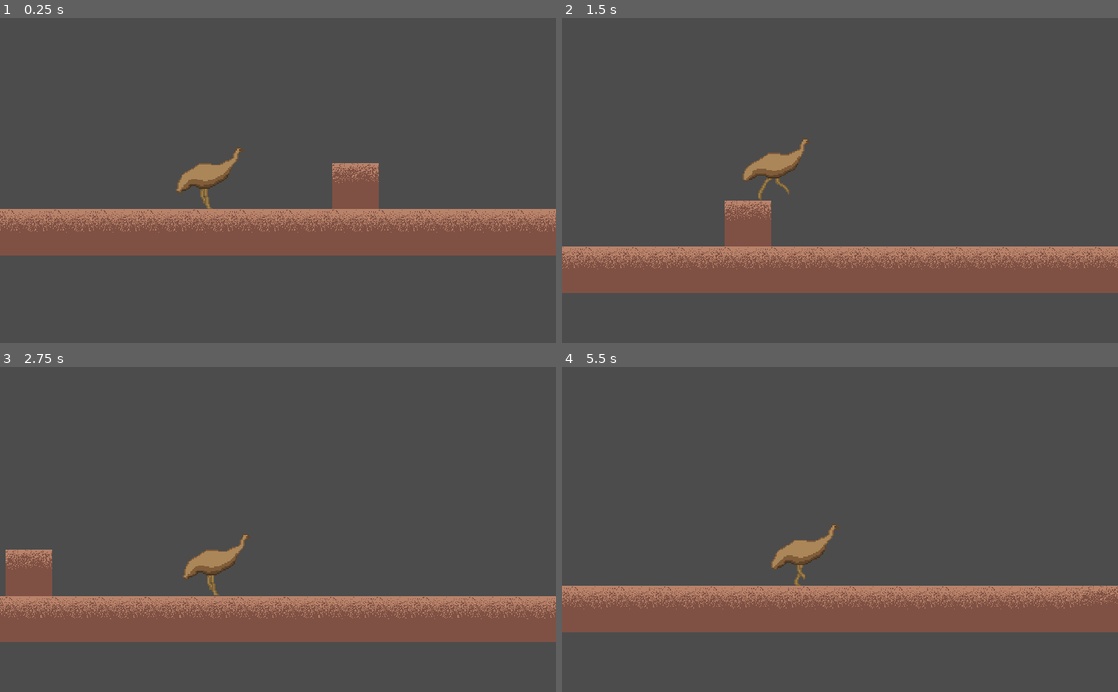
Above: before the commit, frames 1-4 (two rows, left to right).
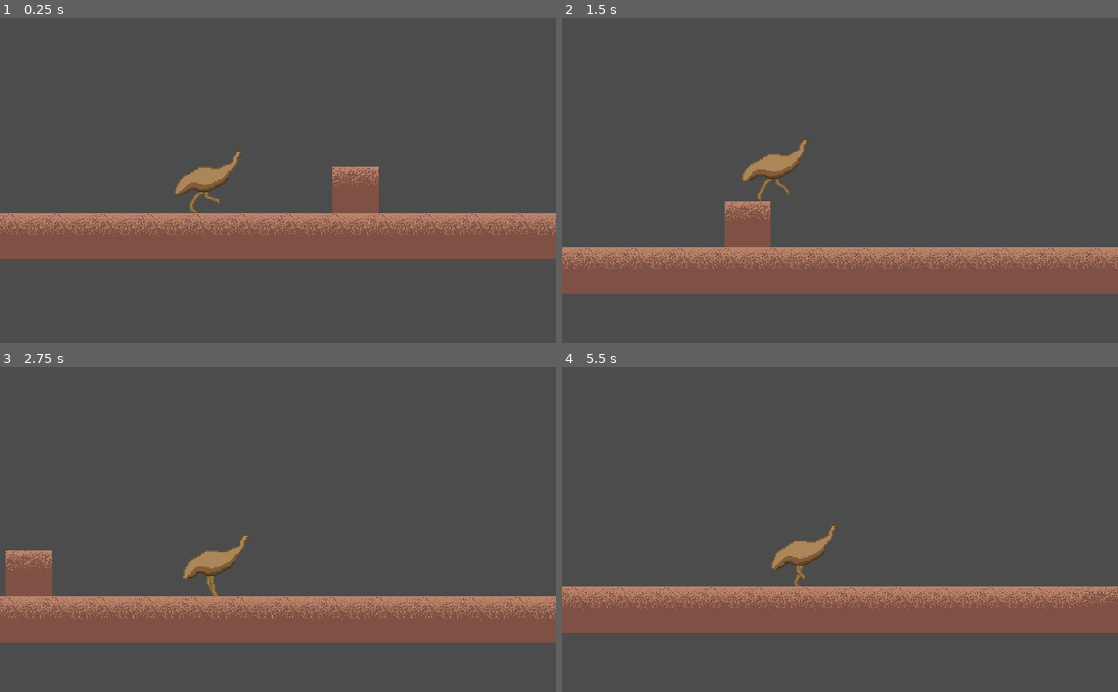
Above: after the commit, the same moments.

Repository: rpromerov/Patformer
Game: Godot game, scene res://World.tscn
Two runs of this game, one before a commit and one after it. Both use one fixed random seed, a clock stepped at 60 frames per second and the inputs below.
Inputs:
- Up to frame 1 (0.25 s): no input
- Up to frame 2 (1.5 s): hold Right (ui_right) from 0.53 s (still down); tap Up (ui_up) at 0.77 s
- Up to frame 3 (2.75 s): tap Up (ui_up) at 1.52 s; release Right (ui_right) at 2.03 s; hold Left (ui_left) from 2.03 s (still down)
- Up to frame 4 (5.5 s): release Left (ui_left) at 2.78 s; hold Right (ui_right) 2.78-4.28 s; tap Up (ui_up) at 3.02, 3.77, 4.52 s; hold Left (ui_left) 4.28-5.03 s; hold Right (ui_right) from 5.03 s (still down)

The runs differ from the first frame. In frame 1, 5.4% of the frame differs, in the area x 0-100%, y 39-75%; in frame 2, 3.0%; in frame 3, 2.6%; in frame 4, 2.6%.

Commit message:
Animacion Agachado
Por ahora no sirve de nada, pero funciona

Diff:
--- a/KinematicBody2D.gd
+++ b/KinematicBody2D.gd
@@ -12,6 +12,8 @@
 var i = 0
 var c = 0
 var hp = 1
+var anim_flag=false
+
 func _ready():
 	add_to_group("player")
 func getKilled():
@@ -29,7 +31,7 @@
 #		if motion.x < -MAX_SPEED:
 #			motion.x = -MAX_SPEED
 	if hp == 0:
-		print ("True")
+		print ("DEAD")
 
 	if is_on_floor():
 		i = 0
@@ -66,5 +68,7 @@
 	#----ANIMATION----
 	if motion==Vector2(0,0):
 		get_node("AnimatedSprite").play("Idle")
-	else:
+	elif motion!=Vector2(0,0) and Input.is_action_pressed("ui_down"):
+		get_node("AnimatedSprite").play("Crouched")
+	elif motion!=Vector2(0,0):
 		get_node("AnimatedSprite").play("Running")
--- a/World.tscn
+++ b/World.tscn
@@ -1,49 +1,62 @@
-[gd_scene load_steps=21 format=2]
+[gd_scene load_steps=29 format=2]
 
 [ext_resource path="res://KinematicBody2D.gd" type="Script" id=1]
-[ext_resource path="res://Player/Running/Emu64_movement1.png" type="Texture" id=2]
-[ext_resource path="res://Player/Running/Emu64_movement2.png" type="Texture" id=3]
-[ext_resource path="res://Player/Running/Emu64_movement3.png" type="Texture" id=4]
-[ext_resource path="res://Player/Running/Emu64_movement4.png" type="Texture" id=5]
-[ext_resource path="res://Player/Running/Emu64_movement5.png" type="Texture" id=6]
-[ext_resource path="res://Player/Running/Emu64_movement6.png" type="Texture" id=7]
-[ext_resource path="res://Player/Running/Emu64_movement7.png" type="Texture" id=8]
-[ext_resource path="res://Player/Running/Emu64_movement8.png" type="Texture" id=9]
-[ext_resource path="res://Player/Idle/Emu64_Idle1.png" type="Texture" id=10]
-[ext_resource path="res://Player/Idle/Emu64_Idle2.png" type="Texture" id=11]
-[ext_resource path="res://Player/Idle/Emu64_Idle3.png" type="Texture" id=12]
-[ext_resource path="res://Player/Idle/Emu64_Idle4.png" type="Texture" id=13]
-[ext_resource path="res://Player/Idle/Emu64_Idle5.png" type="Texture" id=14]
-[ext_resource path="res://Player/Idle/Emu64_Idle6.png" type="Texture" id=15]
-[ext_resource path="res://tiles.tres" type="TileSet" id=16]
-[ext_resource path="res://spike.tscn" type="PackedScene" id=17]
-[ext_resource path="res://bouncy.tscn" type="PackedScene" id=18]
-
-[sub_resource type="RectangleShape2D" id=1]
-
-custom_solver_bias = 0.0
-extents = Vector2( 16, 21.7343 )
+[ext_resource path="res://Player/Idle/Emu64_Idle1.png" type="Texture" id=2]
+[ext_resource path="res://Player/Idle/Emu64_Idle2.png" type="Texture" id=3]
+[ext_resource path="res://Player/Idle/Emu64_Idle3.png" type="Texture" id=4]
+[ext_resource path="res://Player/Idle/Emu64_Idle4.png" type="Texture" id=5]
+[ext_resource path="res://Player/Idle/Emu64_Idle5.png" type="Texture" id=6]
+[ext_resource path="res://Player/Idle/Emu64_Idle6.png" type="Texture" id=7]
+[ext_resource path="res://Player/Running/Emu64_movement1.png" type="Texture" id=8]
+[ext_resource path="res://Player/Running/Emu64_movement2.png" type="Texture" id=9]
+[ext_resource path="res://Player/Running/Emu64_movement3.png" type="Texture" id=10]
+[ext_resource path="res://Player/Running/Emu64_movement4.png" type="Texture" id=11]
+[ext_resource path="res://Player/Running/Emu64_movement5.png" type="Texture" id=12]
+[ext_resource path="res://Player/Running/Emu64_movement6.png" type="Texture" id=13]
+[ext_resource path="res://Player/Running/Emu64_movement7.png" type="Texture" id=14]
+[ext_resource path="res://Player/Running/Emu64_movement8.png" type="Texture" id=15]
+[ext_resource path="res://Player/Crouched/Emu64_movement_crouched1.png" type="Texture" id=16]
+[ext_resource path="res://Player/Crouched/Emu64_movement_crouched2.png" type="Texture" id=17]
+[ext_resource path="res://Player/Crouched/Emu64_movement_crouched3.png" type="Texture" id=18]
+[ext_resource path="res://Player/Crouched/Emu64_movement_crouched4.png" type="Texture" id=19]
+[ext_resource path="res://Player/Crouched/Emu64_movement_crouched5.png" type="Texture" id=20]
+[ext_resource path="res://Player/Crouched/Emu64_movement_crouched6.png" type="Texture" id=21]
+[ext_resource path="res://Player/Crouched/Emu64_movement_crouched7.png" type="Texture" id=22]
+[ext_resource path="res://Player/Crouched/Emu64_movement_crouched8.png" type="Texture" id=23]
+[ext_resource path="res://tiles.tres" type="TileSet" id=24]
+[ext_resource path="res://spike.tscn" type="PackedScene" id=25]
+[ext_resource path="res://bouncy.tscn" type="PackedScene" id=26]
 
 [sub_resource type="SpriteFrames" id=2]
 
 animations = [ {
-"frames": [ ExtResource( 2 ), ExtResource( 3 ), ExtResource( 4 ), ExtResource( 5 ), ExtResource( 6 ), ExtResource( 7 ), ExtResource( 8 ), ExtResource( 9 ) ],
+"frames": [ ExtResource( 2 ), ExtResource( 3 ), ExtResource( 4 ), ExtResource( 5 ), ExtResource( 6 ), ExtResource( 7 ) ],
+"loop": true,
+"name": "Idle",
+"speed": 10.0
+}, {
+"frames": [ ExtResource( 8 ), ExtResource( 9 ), ExtResource( 10 ), ExtResource( 11 ), ExtResource( 12 ), ExtResource( 13 ), ExtResource( 14 ), ExtResource( 15 ) ],
 "loop": true,
 "name": "Running",
 "speed": 15.0
 }, {
-"frames": [ ExtResource( 10 ), ExtResource( 11 ), ExtResource( 12 ), ExtResource( 13 ), ExtResource( 14 ), ExtResource( 15 ) ],
+"frames": [ ExtResource( 16 ), ExtResource( 17 ), ExtResource( 18 ), ExtResource( 19 ), ExtResource( 20 ), ExtResource( 21 ), ExtResource( 22 ), ExtResource( 23 ) ],
 "loop": true,
-"name": "Idle",
-"speed": 10.0
+"name": "Crouched",
+"speed": 15.0
 } ]
 _sections_unfolded = [ "Resource" ]
 
+[sub_resource type="RectangleShape2D" id=1]
+
+custom_solver_bias = 0.0
+extents = Vector2( 16, 21.4938 )
+
 [node name="World" type="Node" index="0"]
 
 [node name="KinematicBody2D" type="KinematicBody2D" parent="." index="0"]
 
-position = Vector2( -1568, 216 )
+position = Vector2( -1567.68, 210.823 )
 scale = Vector2( 1.5, 1.4888 )
 input_pickable = false
 collision_layer = 1
@@ -51,15 +64,16 @@
 collision/safe_margin = 0.08
 script = ExtResource( 1 )
 _sections_unfolded = [ "Collision", "Pickable" ]
-__meta__ = {
-"_edit_group_": true
-}
-
-[node name="CollisionShape2D" type="CollisionShape2D" parent="KinematicBody2D" index="0"]
-
-position = Vector2( 5.33331, 0 )
-shape = SubResource( 1 )
-_sections_unfolded = [ "Transform" ]
+
+[node name="AnimatedSprite" type="AnimatedSprite" parent="KinematicBody2D" index="0"]
+
+position = Vector2( 5.11768, -1.89645 )
+scale = Vector2( 1.16667, 1.13064 )
+frames = SubResource( 2 )
+animation = "Running"
+frame = 6
+playing = true
+offset = Vector2( 0, -8.6 )
 
 [node name="Camera2D" type="Camera2D" parent="KinematicBody2D" index="1"]
 
@@ -88,20 +102,16 @@
 editor_draw_drag_margin = false
 _sections_unfolded = [ "Limit", "Material", "Smoothing" ]
 
-[node name="AnimatedSprite" type="AnimatedSprite" parent="KinematicBody2D" index="2"]
-
-position = Vector2( 5.33334, -3.13541 )
-scale = Vector2( 1.16667, 1.13064 )
-frames = SubResource( 2 )
-animation = "Running"
-frame = 2
-playing = true
-offset = Vector2( 0, -8 )
+[node name="BodyCollision" type="CollisionShape2D" parent="KinematicBody2D" index="2"]
+
+position = Vector2( 5.11768, 0.790268 )
+shape = SubResource( 1 )
+_sections_unfolded = [ "Transform" ]
 
 [node name="TileMap" type="TileMap" parent="." index="1"]
 
 mode = 0
-tile_set = ExtResource( 16 )
+tile_set = ExtResource( 24 )
 cell_size = Vector2( 64, 64 )
 cell_quadrant_size = 16
 cell_custom_transform = Transform2D( 1, 0, 0, 1, 0, 0 )
--- a/project.godot
+++ b/project.godot
@@ -16,7 +16,8 @@
 
 [debug]
 
-settings/fps/force_fps=60
+settings/fps/force_fps=120
+settings/stdout/print_fps=true
 
 [display]
 
Binary file added: Player/Crouched/Emu64_movement_crouched1.png
Not shown, added: Player/Crouched/Emu64_movement_crouched1.png.import
Binary file added: Player/Crouched/Emu64_movement_crouched2.png
Not shown, added: Player/Crouched/Emu64_movement_crouched2.png.import
Binary file added: Player/Crouched/Emu64_movement_crouched3.png
Not shown, added: Player/Crouched/Emu64_movement_crouched3.png.import
Binary file added: Player/Crouched/Emu64_movement_crouched4.png
Not shown, added: Player/Crouched/Emu64_movement_crouched4.png.import
Binary file added: Player/Crouched/Emu64_movement_crouched5.png
Not shown, added: Player/Crouched/Emu64_movement_crouched5.png.import
Binary file added: Player/Crouched/Emu64_movement_crouched6.png
Not shown, added: Player/Crouched/Emu64_movement_crouched6.png.import
(and 5 more such lines)
